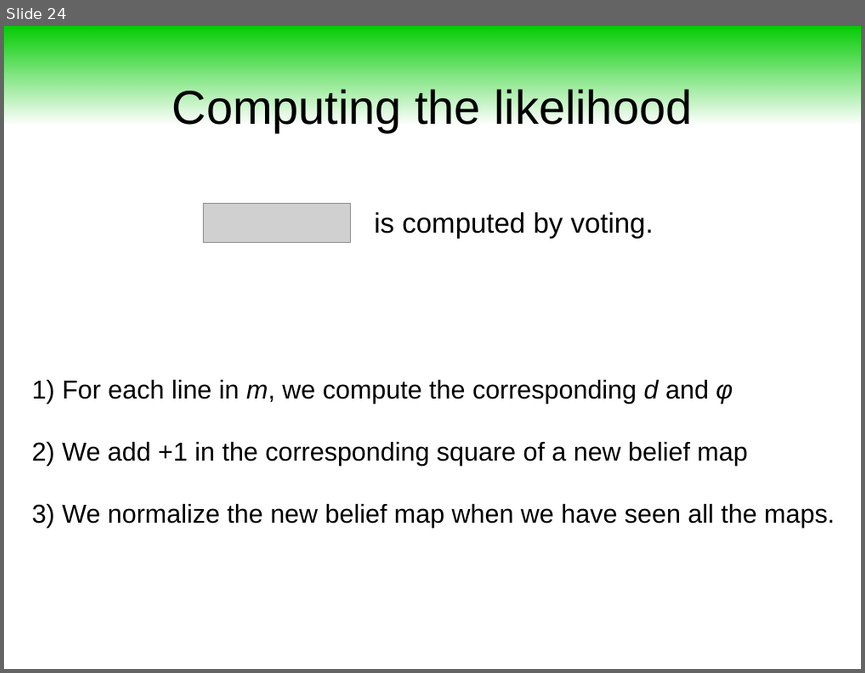
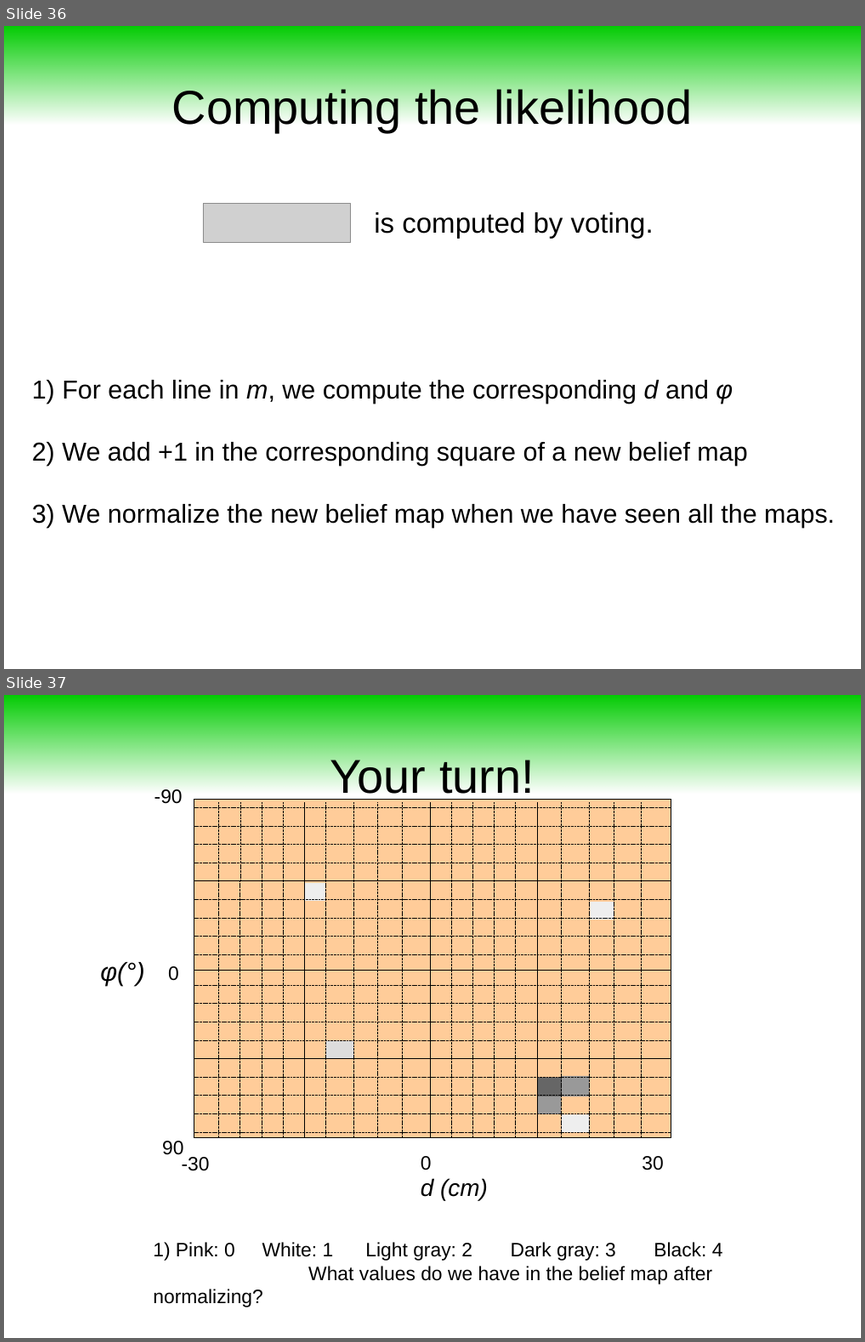
Before and after one commit to maivincent/MISE_presentations, a slide deck: step2_3_Lane_filter.odp. Shown one above the other, each under a label of ours: slide 24 before the commit, slides 36 and 37 after it. The pictures are 865x673 and 865x1342 pixels, drawn with LibreOffice and Linux fonts; fonts in the diff are those of the drawing; grey boxes stand for pictures. Boxes give left, top, right and bottom in pixels: in the first picture for what was removed or moved away, otherwise in the second. Text is boxed around its words. In the diff, an @@ line names an element or a change of style, - is before the commit and + after.

```diff
--- a/step2_3_Lane_filter.odp
+++ b/step2_3_Lane_filter.odp
@@ slide 37 added at (4, 695, 861, 1338), background #FFFFFF @@
@@ rectangle added at (4, 695, 861, 793), fill gradient #00CC00 @@
@@ title added at (330, 760, 534, 801), 44 pt, text #000000 @@
+Your turn!
@@ text added at (154, 789, 182, 804), 18 pt, text #000000 @@
+-90
@@ text added at (100, 962, 144, 986), 24 pt, text #000000, italic @@
+φ(°)
@@ text added at (168, 966, 179, 981), 18 pt, text #000000 @@
+0
@@ group added at (194, 800, 671, 1137): 39 lines, 8 rectangles @@
@@ text added at (162, 1140, 183, 1155), 18 pt, text #000000 @@
+90
@@ text added at (182, 1157, 210, 1171), 18 pt, text #000000 @@
+-30
@@ text added at (420, 1178, 488, 1200), 22 pt, text #000000, italic @@
+d (cm)
@@ text added at (420, 1156, 432, 1170), 18 pt, text #000000 @@
+0
@@ text added at (642, 1156, 663, 1170), 18 pt, text #000000 @@
+30
@@ text added at (153, 1242, 723, 1284), 18 pt, text #000000 @@
+1) Pink: 0 White: 1 Light gray: 2 Dark gray: 3 Black: 4
+What values do we have in the belief map after normalizing?
@@ what was slide 24 is now slide 36 @@
```
Also in this commit, not shown: 1 slide changed, 11 other slides added, 2 slides removed, 34 other files.
